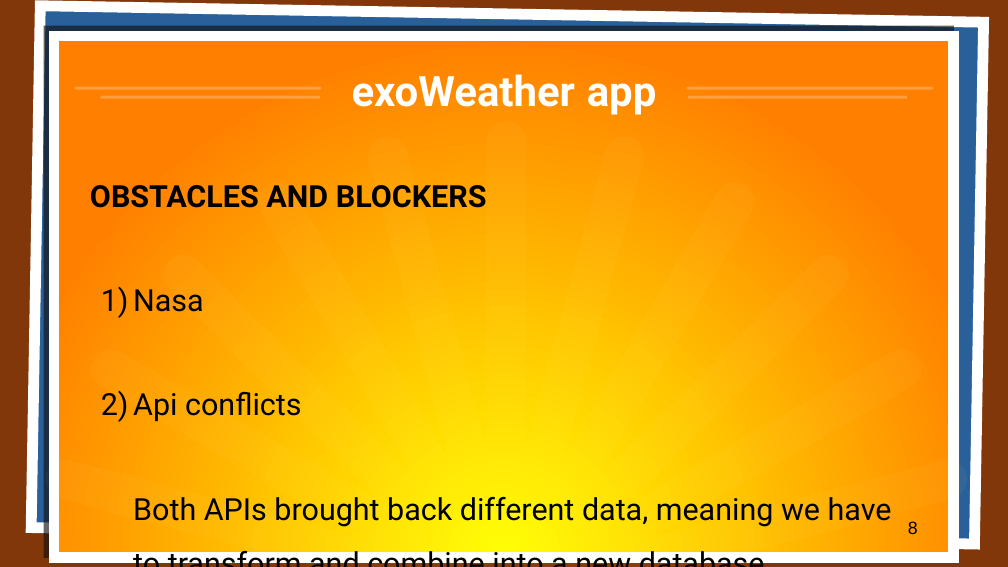
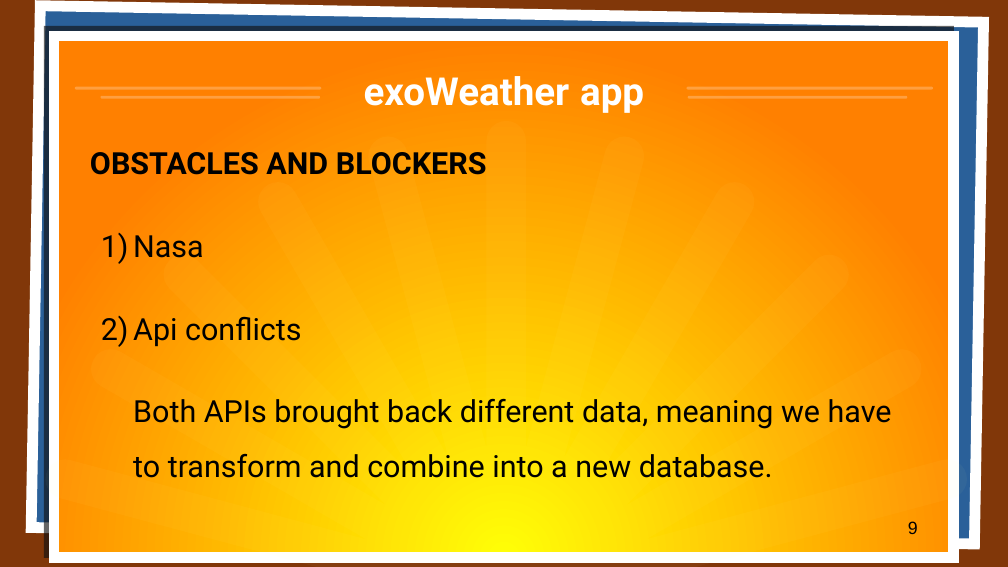
Before and after one commit to aagb1884/exoWeather, a slide deck: slide 9 of presentation/js_group_project_presentation.pptx (slide 8 before the commit). Drawn at 1008x567 pixels with LibreOffice and Linux fonts; fonts in the diff are those of the drawing. Boxes give left, top, right and bottom in pixels: in the first picture for what was removed or moved away, otherwise in the second. Text is boxed around its words. In the diff, an @@ line names an element or a change of style, - is before the commit and + after.

```diff
--- a/presentation/js_group_project_presentation.pptx
+++ b/presentation/js_group_project_presentation.pptx
@@ title "exoWeather app" at (364,76,644,113): size 33 to 30.4 pt @@
@@ text "OBSTACLES AND BLOCKERS": place and size @@
-text "OBSTACLES AND BLOCKERS" at (90,185,892,527)
+text "OBSTACLES AND BLOCKERS" at (90,152,892,478)
@@ text "OBSTACLES AND BLOCKERS" at (90,152,892,478): less space between paragraphs @@
@@ freeform shape at (46,121,968,567): outline redrawn @@
@@ page number at (908,521,918,534): text changed @@
-8
+9
```
Also in this commit, not shown: 14 other slides changed, 1 slide added, 1 other file.
